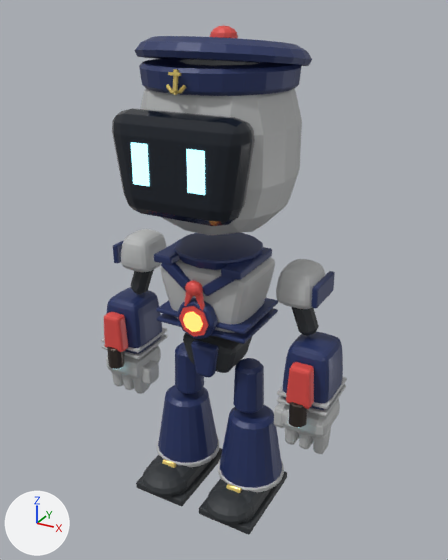
A saved change to the glTF model assets/vale/corpo/marinheiro.glb.
One viewpoint serves both versions: a camera (50 mm lens) standing at (0.685, -1.215, 1.217) and looking at (0.0, 0.03, 0.594). The lights are fixed; the arrows at lower left show +X, +Y and +Z. The picture after the commit comes second. Where no turn or scale is listed for an object, it has been applied to the vertices.

Script lines for the objects in view, before the commit:
```python
ob_cano_002 = bpy.data.objects.new('cano.002', me_cano_026)
ob_cano_002.location = (0.0, 0.0, 0.0)
ob_cano_003 = bpy.data.objects.new('cano.003', me_cano_027)
ob_cano_003.location = (0.0, 0.0, 0.0)
ob_cano_base_002 = bpy.data.objects.new('cano_base.002', me_cano_base_022)
ob_cano_base_002.location = (0.0, 0.0, 0.0)
ob_cano_base_003 = bpy.data.objects.new('cano_base.003', me_cano_base_023)
ob_cano_base_003.location = (0.0, 0.0, 0.0)
ob_luz_arma_002 = bpy.data.objects.new('luz_arma.002', me_luz_arma_026)
ob_luz_arma_002.location = (0.0, 0.0, 0.0)
ob_ombro_p_003 = bpy.data.objects.new('ombro_p.003', me_ombro_p_023)
ob_ombro_p_003.location = (0.0, 0.0, 0.0)
# also in view: 'mao.002' at (0.265, -0.012, 0.316); 'sola.002' at (0.1, -0.035, 0.011); 'ombro_p.002' at (0.218, 0.0, 0.645); 'boina_faixa' at (0.0, 0.015, 1.085); 'gola.001' at (0.0, 0.005, 0.683)
```
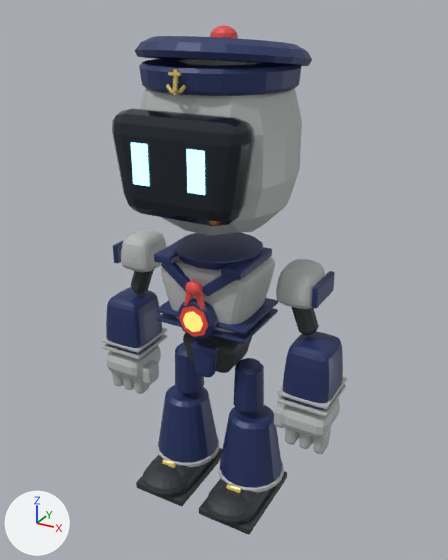
Not visible in the pictures: 'luz_arma.002'.

What differs and where, as boxes (x1, y1, x2, y2) in the pictures (448 x 560 px):
```json
{"object": "cano_base.002", "change": "deleted", "before": [286, 362, 314, 409], "on screen": "red"}
{"object": "cano_base.003", "change": "deleted", "before": [104, 312, 128, 352], "on screen": "red"}
{"object": "cano.002", "change": "deleted", "before": [289, 402, 307, 428]}
{"object": "cano.003", "change": "deleted", "before": [107, 346, 124, 369]}
```

Edits to the scene script, one JSON object a line:
```json
{"op": "remove", "block": "ob_cano_003", "code": ["ob_cano_003 = bpy.data.objects.new('cano.003', me_cano_027)", "ob_cano_003.location = (0.0, 0.0, 0.0)"]}
{"op": "remove", "block": "ob_cano_base_003", "code": ["ob_cano_base_003 = bpy.data.objects.new('cano_base.003', me_cano_base_023)", "ob_cano_base_003.location = (0.0, 0.0, 0.0)"]}
{"op": "remove", "block": "ob_cano_002", "code": ["ob_cano_002 = bpy.data.objects.new('cano.002', me_cano_026)", "ob_cano_002.location = (0.0, 0.0, 0.0)"]}
{"op": "remove", "block": "ob_cano_base_002", "code": ["ob_cano_base_002 = bpy.data.objects.new('cano_base.002', me_cano_base_022)", "ob_cano_base_002.location = (0.0, 0.0, 0.0)"]}
{"op": "remove", "block": "ob_luz_arma_002", "code": ["ob_luz_arma_002 = bpy.data.objects.new('luz_arma.002', me_luz_arma_026)", "ob_luz_arma_002.location = (0.0, 0.0, 0.0)"]}
```
